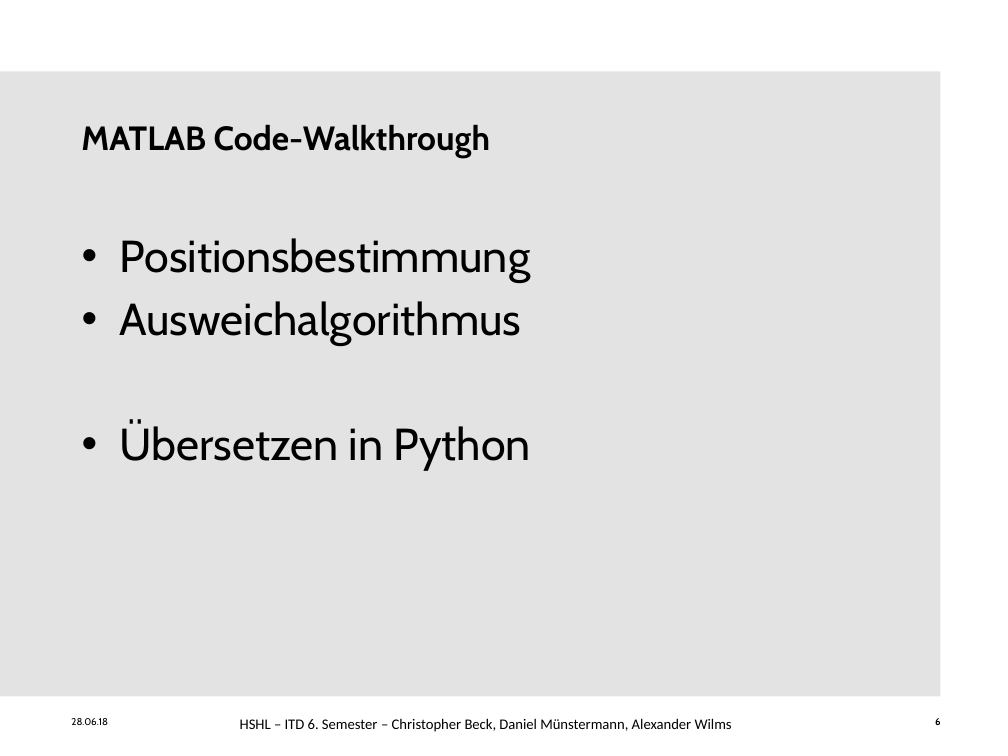
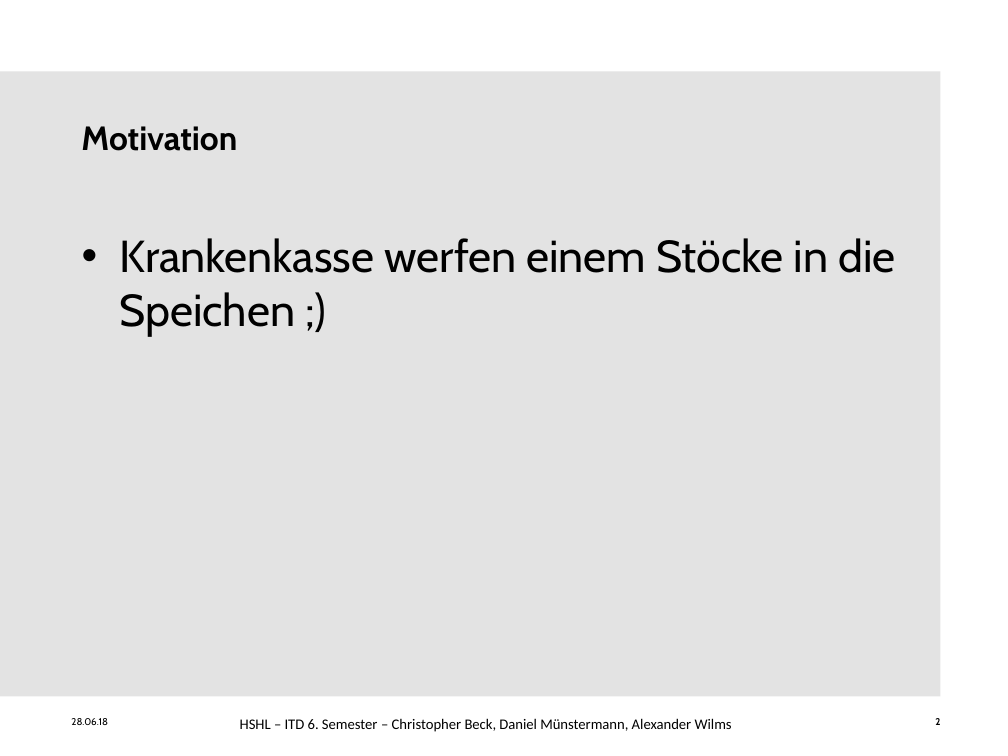
Before and after one commit to ChristineAgethen/Interaktionskonzept_Rollstuhl, a slide deck: slide 2 of Interaktionskonzept.pptx (slide 6 before the commit). Drawn at 1008x756 pixels with LibreOffice and Linux fonts; fonts in the diff are those of the drawing; background and template pictures are left out. Boxes give left, top, right and bottom in pixels: in the first picture for what was removed or moved away, otherwise in the second. Text is boxed around its words. In the diff, an @@ line names an element or a change of style, - is before the commit and + after.

```diff
--- a/Interaktionskonzept.pptx
+++ b/Interaktionskonzept.pptx
@@ text at (x1=81, y1=126, x2=237, y2=151): text changed @@
-MATLAB Code-Walkthrough
+Motivation
@@ text at (x1=119, y1=238, x2=895, y2=336): text changed @@
-• Positionsbestimmung
-• Ausweichalgorithmus
-• Übersetzen in Python
+• Krankenkasse werfen einem Stöcke in die Speichen ;)
@@ page number at (x1=935, y1=718, x2=940, y2=725): text changed @@
-6
+2
```
Also in this commit, not shown: 5 other slides changed, 3 slides added.
